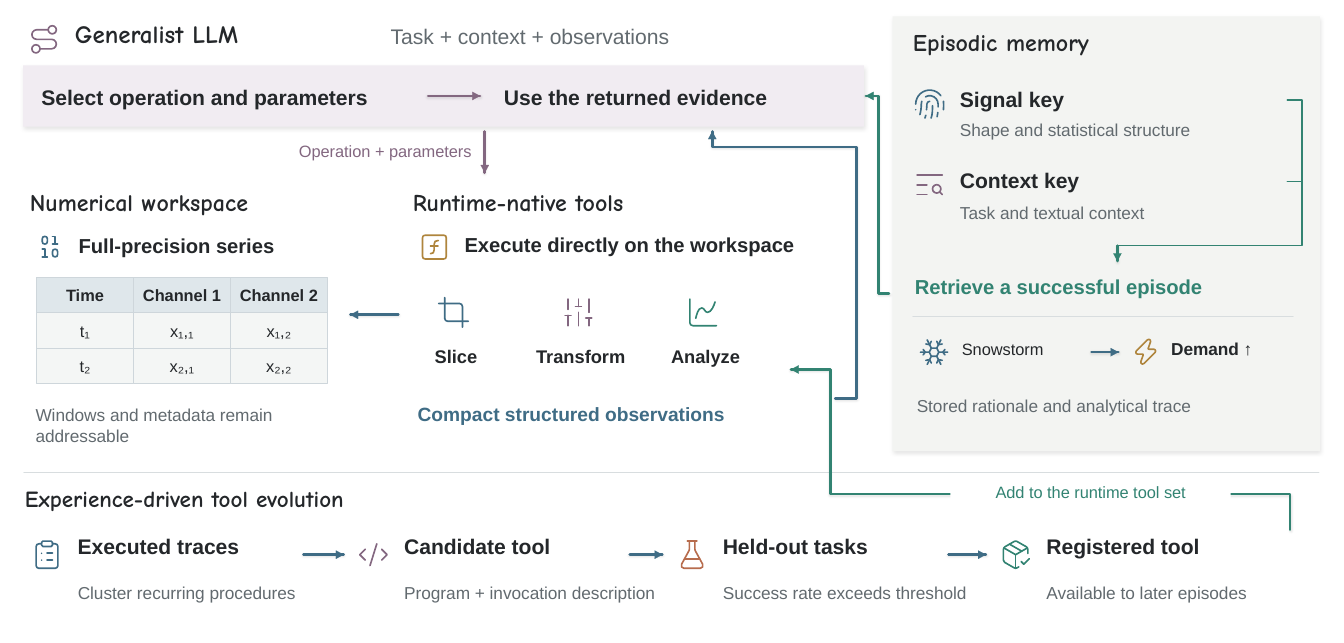
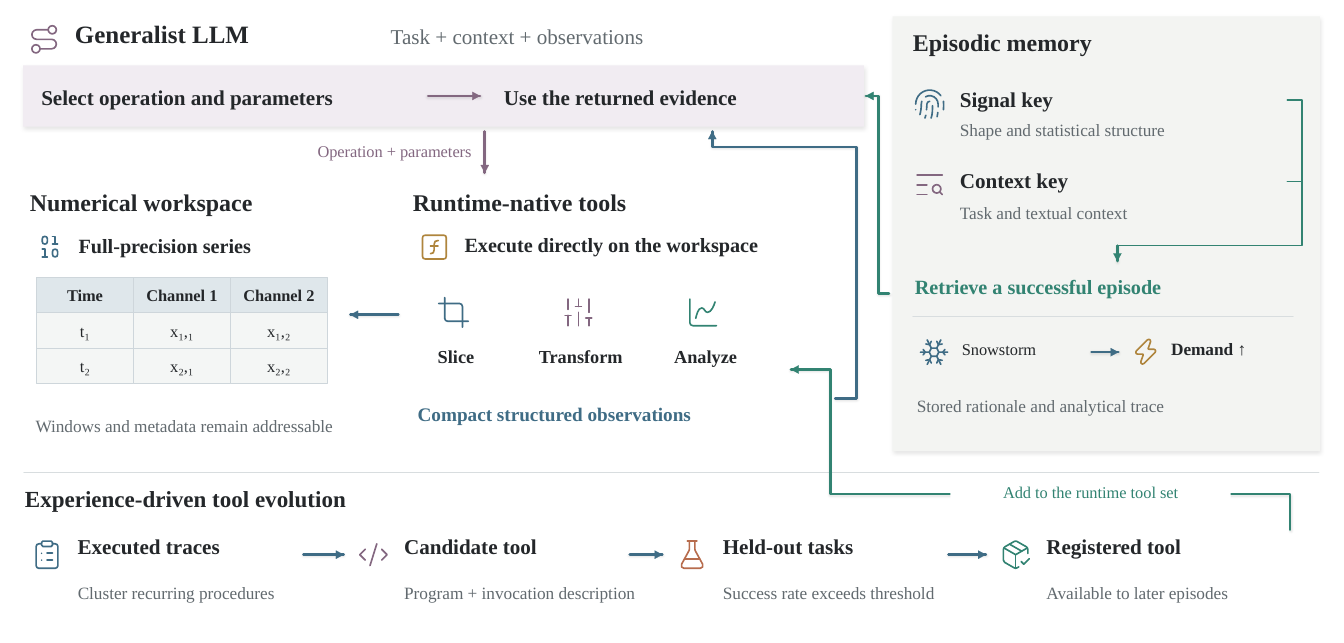
Before and after one commit to Minions-Land/Time-Series-Agents-Survey, a slide deck: slide 1 of artifacts/semantic_revision_20261022/pptx/Figure14_Semantic.pptx. Drawn at 1344x643 pixels with LibreOffice and Linux fonts; fonts in the diff are those of the drawing. Boxes give left, top, right and bottom in pixels: in the first picture for what was removed or moved away, otherwise in the second. Text is boxed around its words. In the diff, an @@ line names an element or a change of style, - is before the commit and + after.

```diff
--- a/artifacts/semantic_revision_20261022/pptx/Figure14_Semantic.pptx
+++ b/artifacts/semantic_revision_20261022/pptx/Figure14_Semantic.pptx
@@ font Comic Neue to Times New Roman in 5 elements at [75,25,249,44], [30,194,252,216], [413,194,626,212], [913,34,1092,56], [25,491,346,512] @@
@@ font Arial to Times New Roman in 37 elements at [391,29,643,44], [41,90,333,110], [504,90,737,106], [79,239,251,257], [67,289,103,301], [146,289,217,301], [243,289,314,301], [80,328,90,341], [170,329,194,341], [267,329,291,341], [80,363,90,376], [170,364,194,376], [267,364,291,376], [36,420,333,432], [465,238,758,257], [438,350,474,363], [539,350,623,363], [674,350,737,367], [418,407,691,425], [960,92,1053,112], [960,124,1165,140], [960,173,1068,193], [960,207,1128,219], [915,280,1161,299], [962,344,1036,355], [1171,343,1233,355], [917,400,1164,416], [318,146,472,161], [78,539,220,555], [78,587,274,603], [404,539,537,555], [404,587,635,603], [723,539,854,555], [723,587,934,599], [1046,539,1181,559], [1046,587,1228,603], [1003,486,1178,498] @@
```
Also in this commit, not shown: 28 other files.
